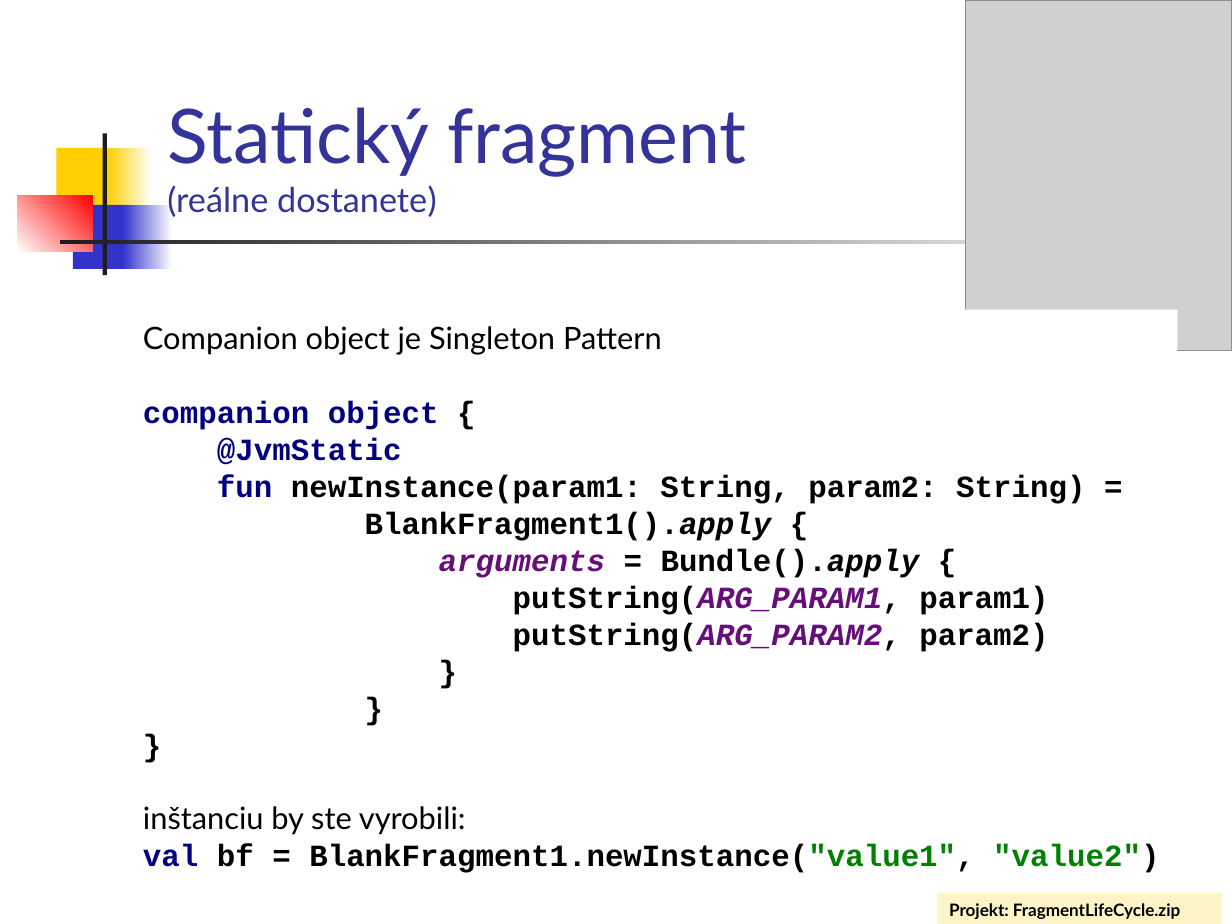
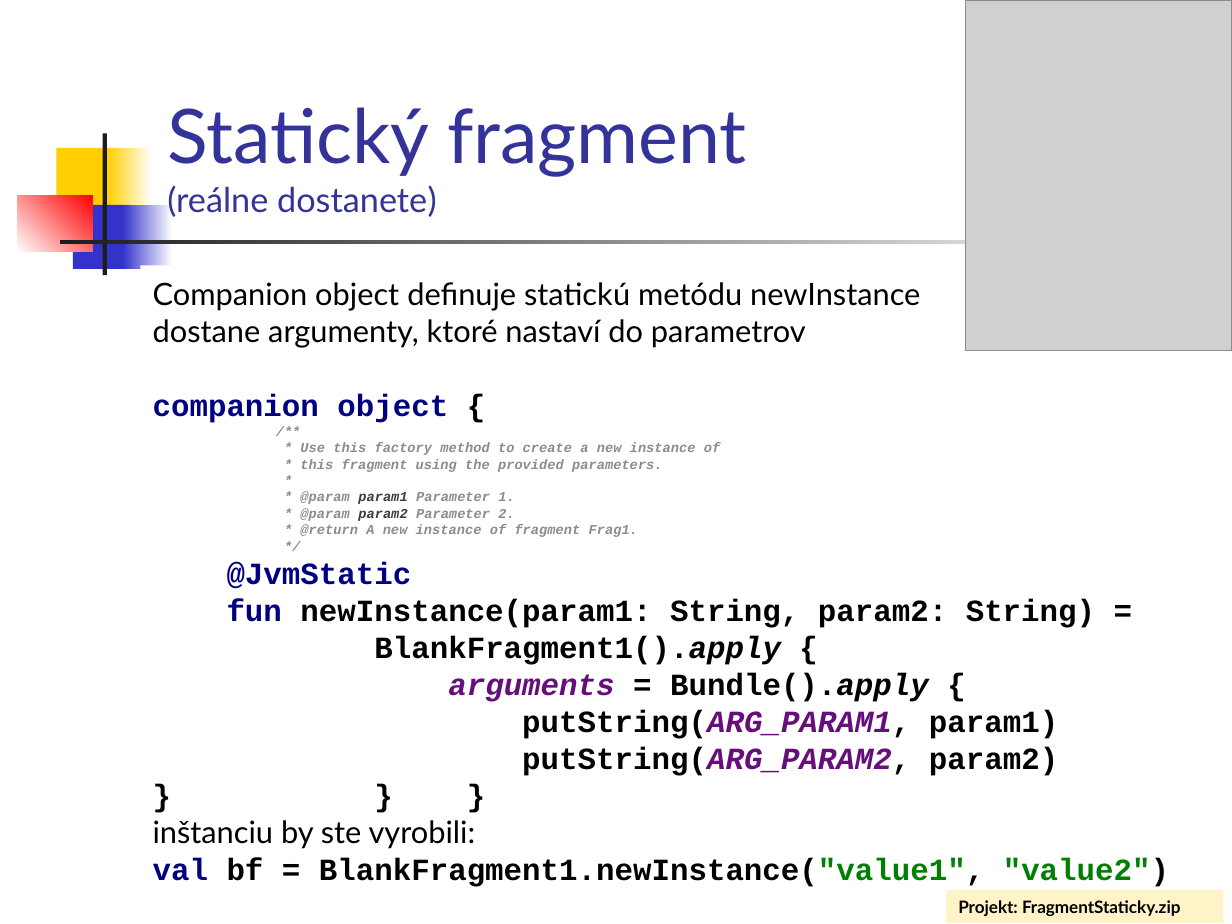
Before and after one commit to vmandro/Prednasky, a slide deck: slide 15 of 06/06_Android.ppt. Drawn at 1232x924 pixels with LibreOffice and Linux fonts; fonts in the diff are those of the drawing; grey boxes stand for pictures. Boxes give left, top, right and bottom in pixels: in the first picture for what was removed or moved away, otherwise in the second. Text is boxed around its words. In the diff, an @@ line names an element or a change of style, - is before the commit and + after.

```diff
--- a/06/06_Android.ppt
+++ b/06/06_Android.ppt
@@ text "Companion object definuje statickú metódu ...": place and size @@
-text "Companion object definuje statickú metódu ..." at <box>143,326,1159,873</box>
+text "Companion object definuje statickú metódu ..." at <box>153,282,1169,887</box>
@@ text at <box>153,282,1095,776</box>: text changed @@
-Companion object je Singleton Pattern
-companion object {
-@JvmStatic
-fun newInstance(param1: String, param2: String) =
-BlankFragment1().apply {
-arguments = Bundle().apply {
-putString(ARG_PARAM1, param1)
-putString(ARG_PARAM2, param2)
-}
-}
-}
+Companion object definuje statickú metódu newInstance
+dostane argumenty, ktoré nastaví do parametrov
+companion object {
+/**
+* Use this factory method to create a new instance of
+* this fragment using the provided parameters.
+*
+* @param param1 Parameter 1.
+* @param param2 Parameter 2.
+* @return A new instance of fragment Frag1.
+*/
+@JvmStatic
+fun newInstance(param1: String, param2: String) =
+BlankFragment1().apply {
+arguments = Bundle().apply {
+putString(ARG_PARAM1, param1)
+putString(ARG_PARAM2, param2)
+} } }
@@ rectangle "Projekt: FragmentStaticky.zip": place and size @@
-rectangle "Projekt: FragmentStaticky.zip" at <box>938,893,1222,924</box>
+rectangle "Projekt: FragmentStaticky.zip" at <box>946,890,1223,923</box>
@@ text in rectangle at <box>958,900,1181,916</box>: text changed @@
-Projekt: FragmentLifeCycle.zip
+Projekt: FragmentStaticky.zip
```
Also in this commit, not shown: 39 other slides changed, 1 slide added, 1 slide removed, 2 other files.
